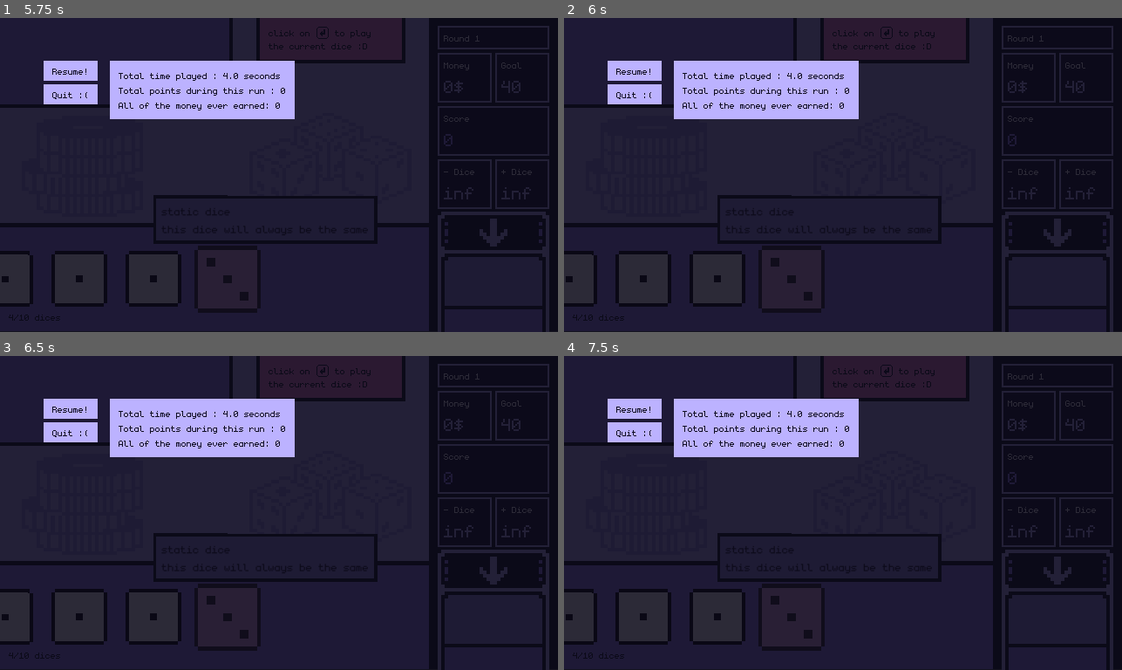
Above: before the commit, frames 1-4 (two rows, left to right).
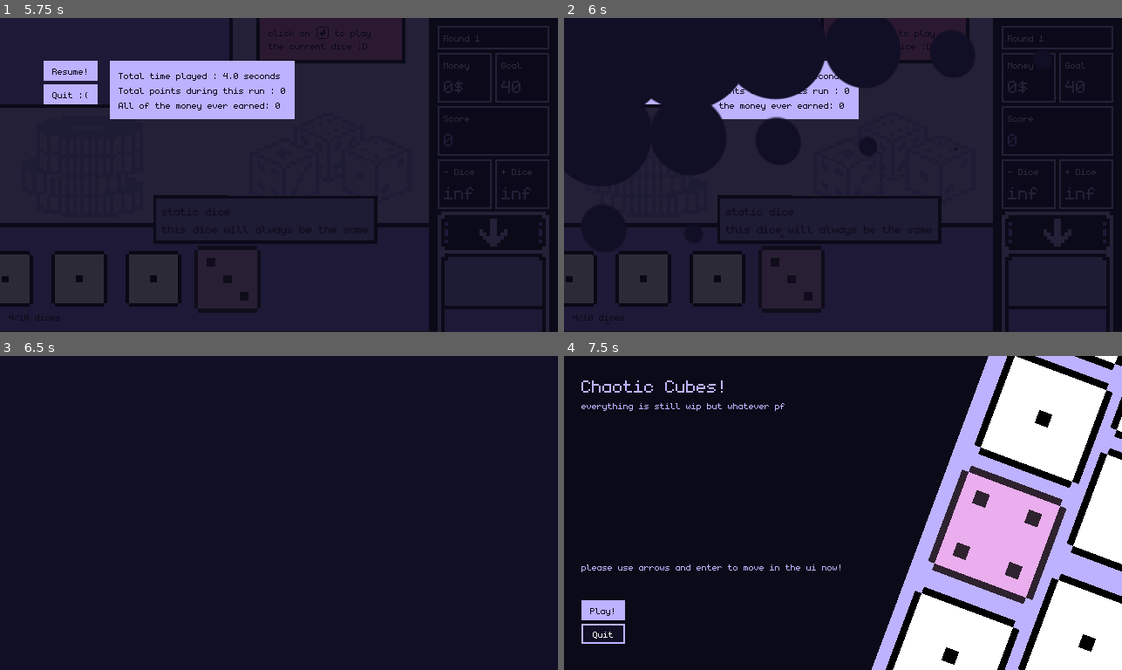
Above: after the commit, the same moments.

Repository: espcaa/chaotic-cubes
Game: Godot game, scene res://scenes/main_menu.tscn
Same seed, same stepped clock (60 frames per second), same inputs: the game is played once before the commit and once after it. Sound files missing from this copy of the repository are replaced by a short silence.
Inputs (mouse positions are in pixels of both pictures, inside the frame that each line leads up to):
- Up to frame 1 (5.75 s): tap Enter (play) at 0.5 s; move the mouse to (401, 159) at 0.52 s; hold D (right) 0.53-1.28 s; tap Tab (draw) at 0.6, 3.6, 5.1 s; click (401, 159) at 0.67 s; move the mouse to (167, 190) at 1.27 s; hold A (left) 1.28-2.03 s; tap Down (remove_dice) at 1.35, 2.1, 2.85, 4.35 s; move the mouse to (329, 36) at 2.02 s; hold D (right) 2.03-2.78 s; click (329, 36) at 2.17 s; move the mouse to (251, 237) at 2.77 s; hold Up (ui_up) 2.78-3.53 s; click (251, 237) at 2.92 s; move the mouse to (446, 222) at 3.52 s; hold A (left) from 3.53 s (still down); tap Escape (pause) at 4.15 s; move the mouse to (111, 127) at 4.27 s; move the mouse to (306, 175) at 5.02 s; click (306, 175) at 5.17 s
- Up to frame 2 (6 s): tap Space at 5.75 s; move the mouse to (759, 96) at 5.77 s; release A (left) at 5.78 s; hold D (right) from 5.78 s (still down); tap Enter (play) at 5.85 s
- Up to frame 3 (6.5 s): keep holding D (right)
- Up to frame 4 (7.5 s): move the mouse to (965, 497) at 6.52 s; release D (right) at 6.53 s; hold Up (ui_up) 6.53-7.28 s; tap Down (remove_dice) at 6.6, 7.35 s; move the mouse to (731, 528) at 7.27 s; hold D (right) from 7.28 s (still down); click (731, 528) at 7.42 s

Frame 1 is identical in both runs. In frame 2, 6.7% of the frame differs, in the area x 7-73%, y 0-33%; in frame 3, 14%; in frame 4, 93%, in the area x 0-100%, y 0-100%.

Commit message:
added it to the pause menu

Diff:
--- a/scenes/pause_menu.tscn
+++ b/scenes/pause_menu.tscn
@@ -1,8 +1,9 @@
-[gd_scene load_steps=9 format=3 uid="uid://8ko1cxls3xj4"]
+[gd_scene load_steps=10 format=3 uid="uid://8ko1cxls3xj4"]
 
 [ext_resource type="Script" uid="uid://crap75vs3m6nx" path="res://scenes/pause_menu.gd" id="1_kukqi"]
 [ext_resource type="PackedScene" uid="uid://c4x5tkis316mh" path="res://scenes/colored_container.tscn" id="1_n87rw"]
 [ext_resource type="PackedScene" uid="uid://d26hs8spvqyjy" path="res://scenes/custom_button.tscn" id="2_myx47"]
+[ext_resource type="Script" uid="uid://bmx3ays57ef7r" path="res://scenes/focus_container.gd" id="3_7l7mv"]
 [ext_resource type="PackedScene" uid="uid://cbmn5tiw3fr6c" path="res://scenes/custom_label.tscn" id="5_7l7mv"]
 
 [sub_resource type="Animation" id="Animation_kukqi"]
@@ -106,6 +107,7 @@
 [node name="VBoxContainer" type="VBoxContainer" parent="colored_container/MarginContainer/HBoxContainer"]
 layout_mode = 2
 size_flags_horizontal = 0
+script = ExtResource("3_7l7mv")
 
 [node name="resume_button" parent="colored_container/MarginContainer/HBoxContainer/VBoxContainer" instance=ExtResource("2_myx47")]
 layout_mode = 2
